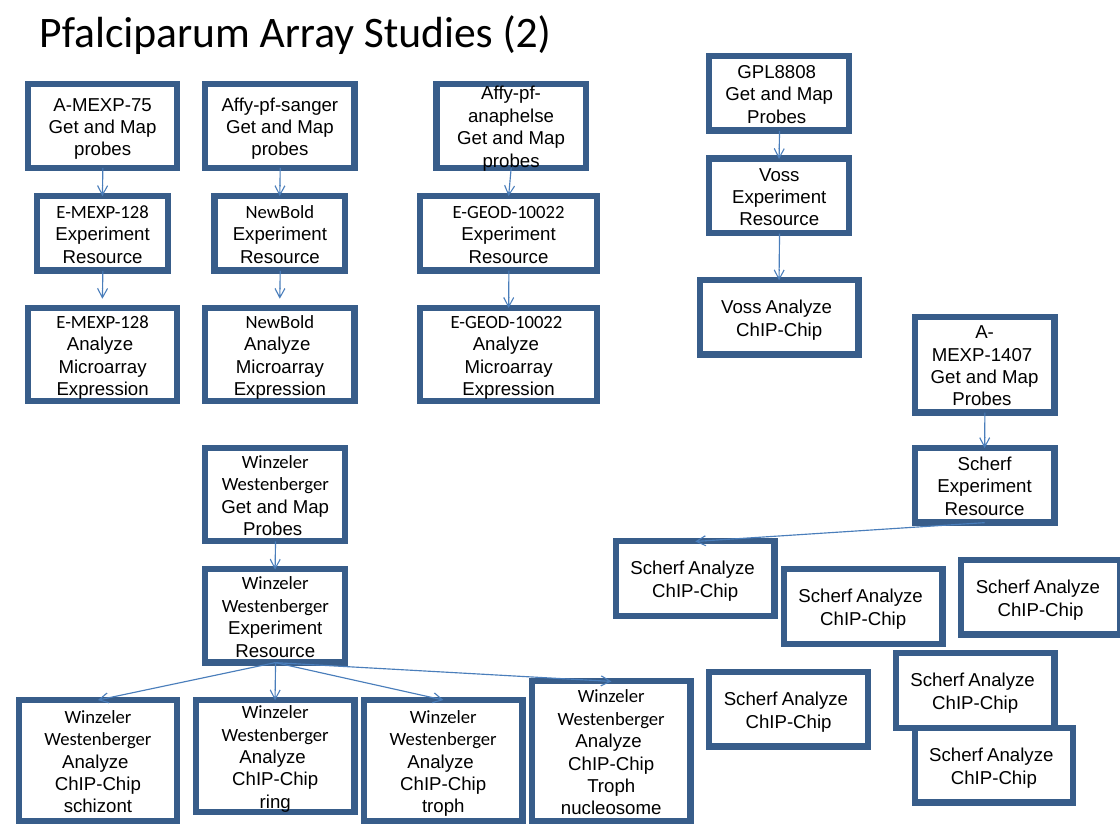
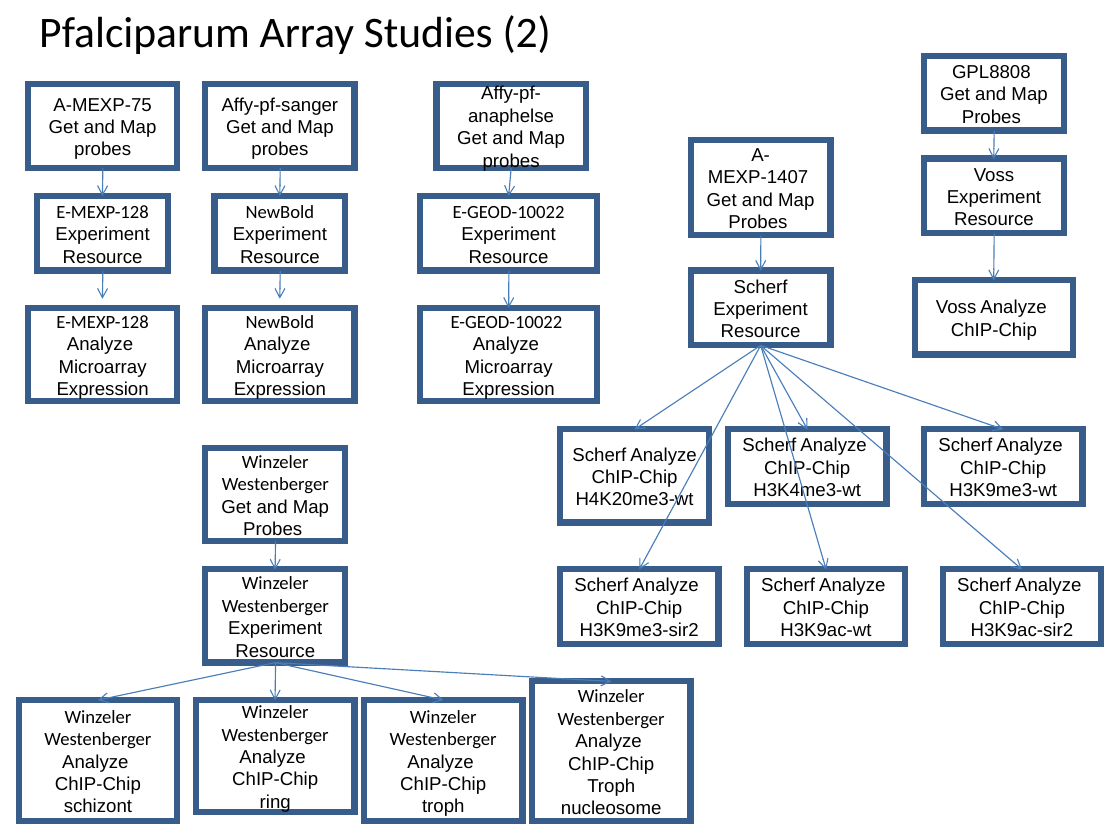
Before and after one commit to VEuPathDB/ApiCommonWorkflow, a slide deck: slide 17 of Main/doc/IntegratedWorkflow.ppt. Drawn at 1120x840 pixels with LibreOffice and Linux fonts; fonts in the diff are those of the drawing. Boxes give left, top, right and bottom in pixels: in the first picture for what was removed or moved away, otherwise in the second. Text is boxed around its words. In the diff, an @@ line names an element or a change of style, - is before the commit and + after.

Commit message:
update pb, pv, py array studies

```diff
--- a/Main/doc/IntegratedWorkflow.ppt
+++ b/Main/doc/IntegratedWorkflow.ppt
@@ 3 rectangles, 2 arrows: place and size @@
-3 rectangles, 2 arrows at [700, 56, 859, 355]
+3 rectangles, 2 arrows at [915, 56, 1074, 355]
@@ 2 rectangles, 1 arrow: place and size @@
-2 rectangles, 1 arrow at [915, 317, 1055, 523]
+2 rectangles, 1 arrow at [691, 140, 831, 346]
@@ arrow moved from (984, 523) - (696, 541) to (760, 345) - (635, 429) @@
@@ arrow added from (760, 345) to (640, 569), #4A7EBB 0.74 pt @@
@@ arrow added from (760, 345) to (808, 429), #4A7EBB 0.74 pt @@
@@ arrow added from (760, 345) to (1004, 429), #4A7EBB 0.74 pt @@
@@ arrow added from (760, 345) to (827, 569), #4A7EBB 0.74 pt @@
@@ arrow added from (760, 345) to (1021, 569), #4A7EBB 0.74 pt @@
@@ rectangle "Scherf Analyze": place and size @@
-rectangle "Scherf Analyze" at [616, 541, 775, 616]
+rectangle "Scherf Analyze" at [560, 429, 709, 522]
@@ rectangle "Scherf Analyze": place and size @@
-rectangle "Scherf Analyze" at [784, 569, 943, 644]
+rectangle "Scherf Analyze" at [728, 429, 887, 504]
@@ rectangle "Scherf Analyze": place and size @@
-rectangle "Scherf Analyze" at [961, 560, 1120, 635]
+rectangle "Scherf Analyze" at [924, 429, 1083, 504]
@@ text in rectangle at [576, 491, 694, 510]: paragraph added @@
+H4K20me3-wt
@@ text in rectangle at [753, 482, 861, 501]: paragraph added @@
+H3K4me3-wt
@@ text in rectangle at [949, 483, 1057, 497]: paragraph added @@
+H3K9me3-wt
@@ rectangle "Scherf Analyze": place and size @@
-rectangle "Scherf Analyze" at [709, 672, 868, 747]
+rectangle "Scherf Analyze" at [560, 569, 719, 644]
@@ rectangle "Scherf Analyze": place and size @@
-rectangle "Scherf Analyze" at [896, 653, 1055, 728]
+rectangle "Scherf Analyze" at [747, 569, 906, 644]
@@ rectangle "Scherf Analyze": place and size @@
-rectangle "Scherf Analyze" at [915, 728, 1074, 803]
+rectangle "Scherf Analyze" at [943, 569, 1102, 644]
@@ text in rectangle at [580, 622, 699, 637]: paragraph added @@
+H3K9me3-sir2
@@ text in rectangle at [780, 623, 871, 636]: paragraph added @@
+H3K9ac-wt
@@ text in rectangle at [971, 622, 1073, 637]: paragraph added @@
+H3K9ac-sir2
```
Also in this commit, not shown: 8 other slides changed.
